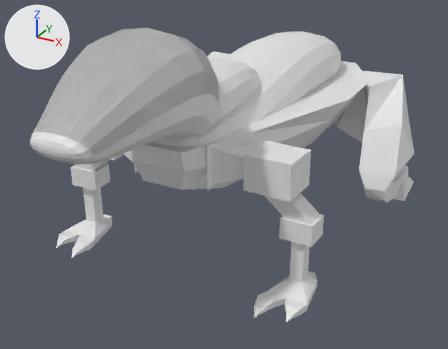
One commit to the Blender file Assets/Models/BlendFiles/QuadrupedEnemy.blend: the scene before it, then after it.
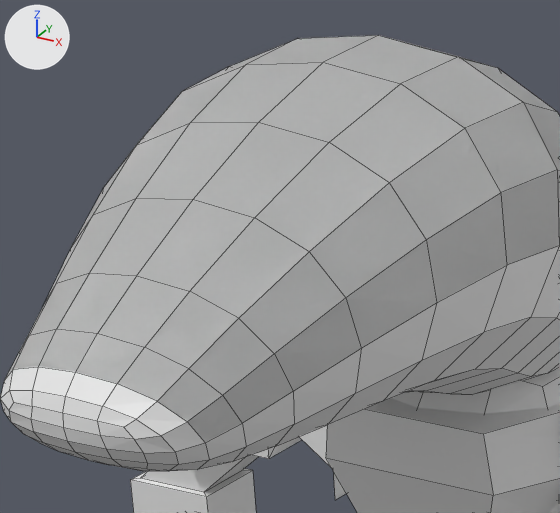
Each version appears first whole from a 50 mm camera at (1.214, -2.122, 1.373) aimed at (0.029, 0.033, 0.296), and next in a close-up on the part from 7% to 46% of the width and 5% to 51% of the height. The lights are fixed; the arrows at upper left show +X, +Y and +Z. The close-ups show mesh edges as thin lines.

The first close-up shows 'CreatureBody', 'CreatureHead', 'FrontLegs', 'MetalicBodyHousing'.
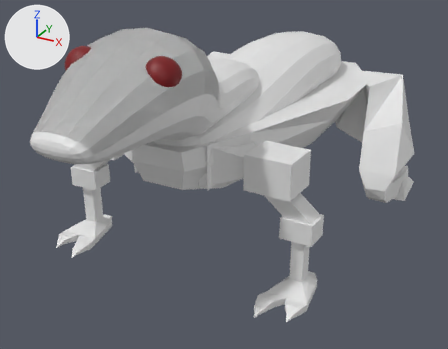
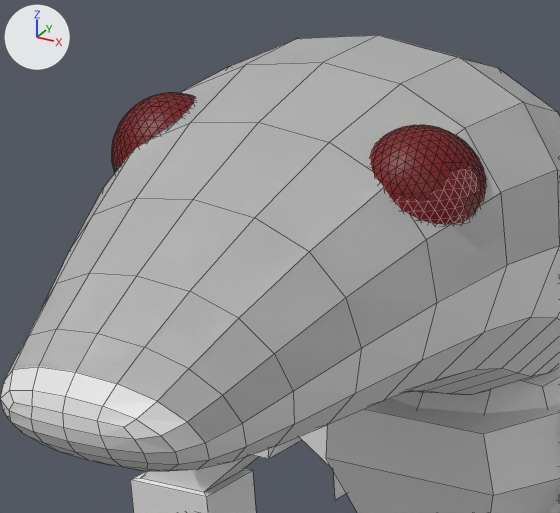
The change in detail:
Material 'RedEyes' (mat_redeyes) is new.
Its base color is (0.208, 0.0, 0.00247) (red #7e0008).
Mesh me_icosphere is new.
It is an icosphere of 1280 faces spanning x 0.0866..0.2153, y -0.6476..-0.5189, z 0.8173..0.946.
It uses material mat_redeyes (red #7e0008).
Object 'Eyes' (ob_eyes) is new; it shows me_icosphere.
Its location is (0.0, 0.0, 0.0).
It gains a MIRROR modifier named 'Mirror'.

What differs and where, as boxes [x1, y1, x2, y2] in the close-ups (560 x 513 px):
'Eyes', added (red): after [112, 93, 486, 224]
